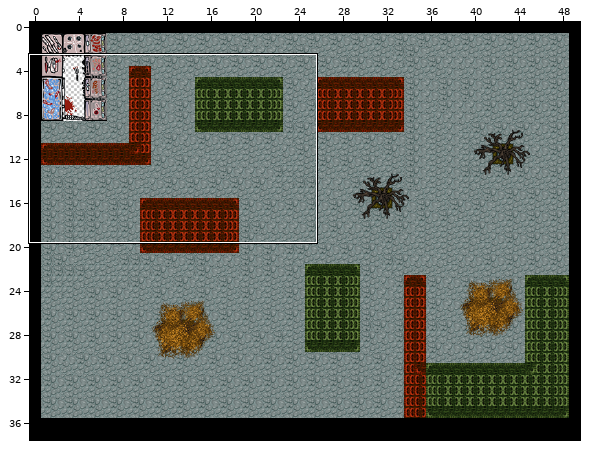
Tiled map: maps/level2.tmx. The picture above shows the old version from afar; the outline marks the close-up.
Close-up. First the earlier version:
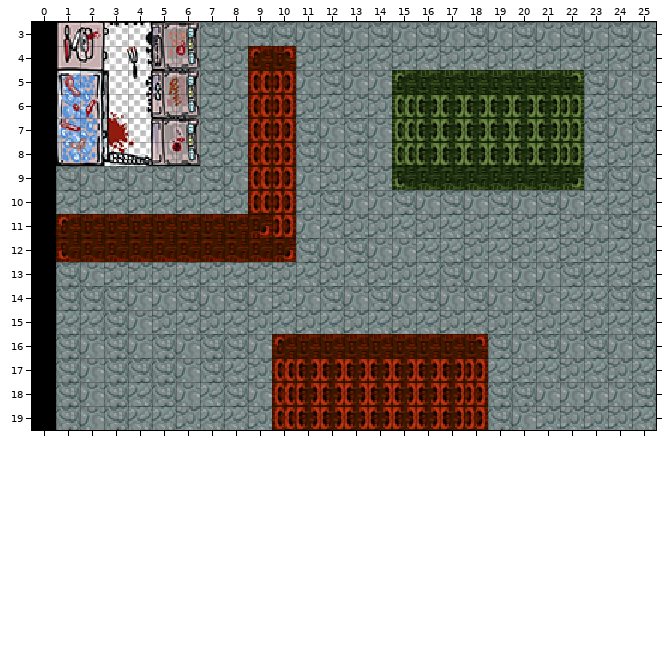
Cells are 16x16 px. Shown: x 0..25, y 3..19. The commit also changed other parts of the map, which this record leaves out.
New version:
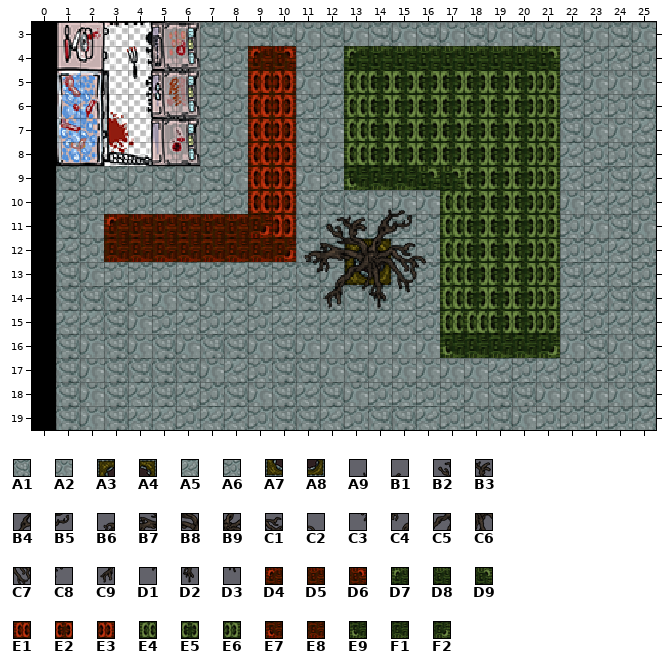
Key: from "real": A1 1, A2 2, A3 3, A4 4, A5 17, A6 18, A7 19, A8 20, A9 36, B1 37, B2 50, B3 51, B4 52, B5 53, B6 65, B7 66, B8 67, B9 68, C1 69, C2 70, C3 81, C4 82, C5 83, C6 84, C7 85, C8 86, C9 98, D1 99, D2 100, D3 101, D4 128, D5 129, D6 130, D7 131, D8 132, D9 133, E1 144, E2 145, E3 146, E4 147, E5 148, E6 149, E7 160, E8 161, E9 163, F1 164, F2 165.
__ is an empty cell.
Tiles replaced or removed in this view: A1, A2, A5, A6, D4, D5, D6, D7, D8, D9, E1, E2, E3, E4, E5, E6, E7, E8, E9, F1, F2.
From old to new:
Changed rows in their new state; .. is an unchanged cell.
Layer "buildings":
first column x 1:
 4 .. .. .. .. .. .. .. .. .. .. .. .. D7 D8 D8 D8 D8 D8 D8 D8 D9 .. .. .. ..
 5 .. .. .. .. .. .. .. .. .. .. .. .. E4 E5 E5 E5 E5 E5 E5 E5 E6 A1 A2 .. ..
 6 .. .. .. .. .. .. .. .. .. .. .. .. E4 E5 E5 .. .. .. .. .. E6 A5 A6 .. A1
 7 .. .. .. .. .. .. .. .. .. .. .. .. E4 E5 E5 .. .. .. .. .. E6 A1 A2 .. A5
 8 .. .. .. .. .. .. .. .. .. .. .. .. E4 E5 E5 .. .. .. .. .. E6 A5 A6 .. A1
 9 .. .. .. .. .. .. .. .. .. .. .. .. E9 F1 F1 D9 D9 E5 E5 E5 E6 A5 A6 .. A5
10 .. .. .. .. .. .. .. .. .. .. A1 .. A1 .. A2 .. E4 E5 E5 E5 E6 .. .. .. ..
11 A1 A2 D4 .. .. .. .. .. .. .. A1 .. A5 .. A6 .. E4 E5 E5 E5 E6 .. .. .. ..
12 A5 A6 .. .. .. .. .. .. .. .. .. .. A3 A4 A5 A6 E4 E5 E5 E5 E6 .. .. .. ..
13 .. .. .. .. .. .. .. .. .. .. A1 A2 A7 A8 A5 A6 E4 E5 E5 E5 E6 .. .. .. ..
14 .. .. .. .. .. .. .. .. .. .. A1 .. A1 .. A5 A6 E4 E5 E5 E5 E6 .. .. .. ..
15 .. .. .. .. .. .. .. .. .. .. A5 .. A5 .. A5 A6 E4 E4 E5 E5 E6 .. .. .. ..
16 .. .. .. .. .. .. .. .. .. A1 A2 A2 A2 A2 A2 A2 E9 F1 F1 F1 F2 .. .. .. ..
17 .. .. .. .. .. A1 A2 .. .. A1 A1 A2 A1 A2 A2 A2 A2 A2 .. .. .. .. .. .. ..
18 .. .. .. .. .. A5 A6 .. .. A1 A5 A1 A2 A6 A6 A6 A6 A2 .. .. .. .. .. .. ..
19 .. .. .. .. .. .. .. .. .. A1 A1 A5 A6 A1 A1 A5 A6 A6 .. .. .. .. .. .. ..
Layer "forground":
first column x 11:
10 .. .. .. A9 B1 ..
11 .. B2 B3 B4 B5 ..
12 B6 B7 B8 B9 C1 C2
13 C3 C4 C5 C6 C7 C8
14 .. C9 D1 D2 D3 ..
